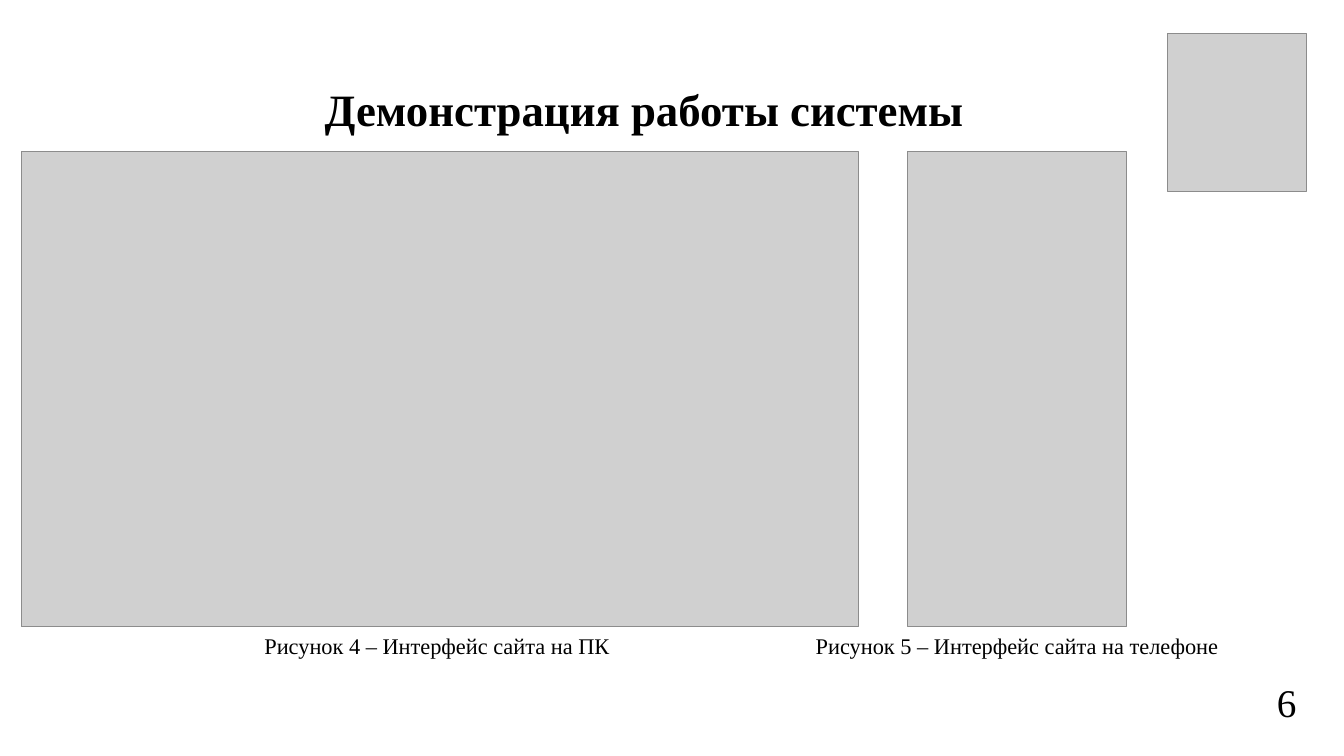
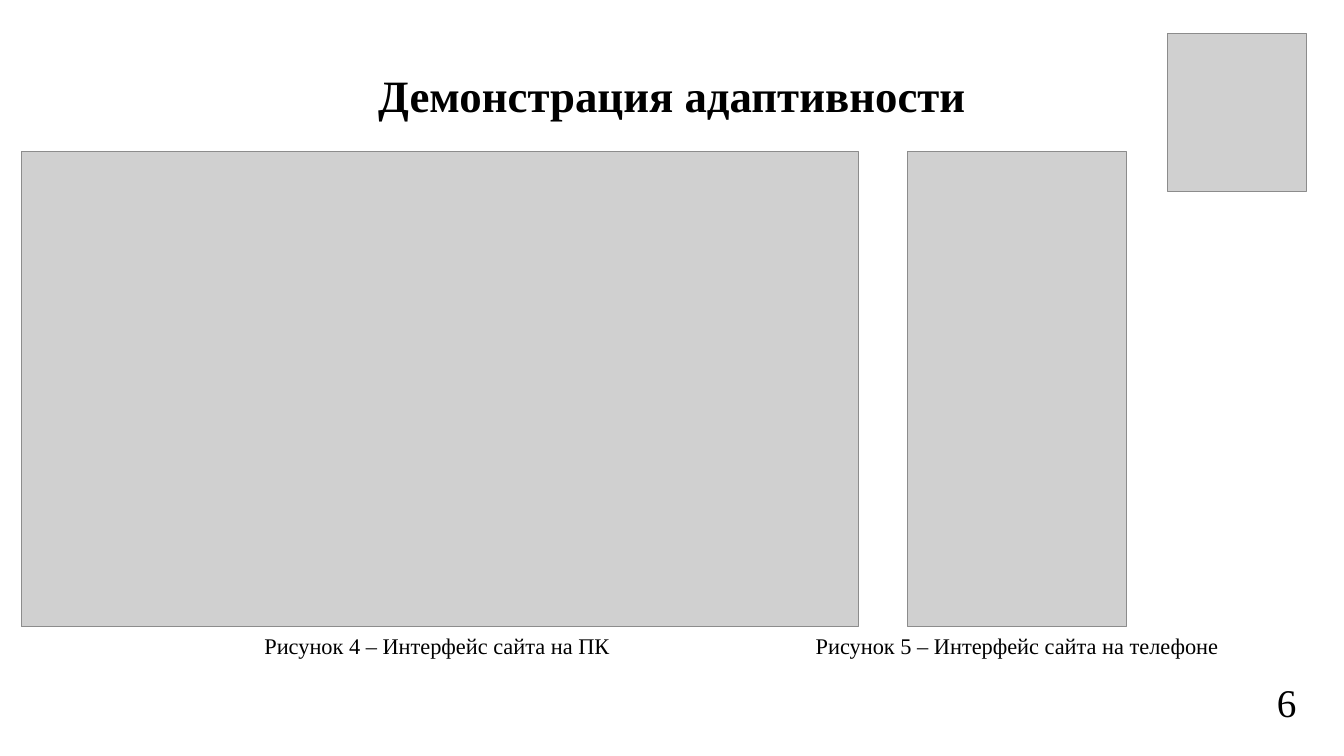
Before and after one commit to webanetStorm/PiRKCHIR_webanet, a slide deck: slide 6 of Курсовая работа/БАК/Яскевич_презентация.pptx. Drawn at 1344x756 pixels with LibreOffice and Linux fonts; fonts in the diff are those of the drawing; grey boxes stand for pictures. Boxes give left, top, right and bottom in pixels: in the first picture for what was removed or moved away, otherwise in the second. Text is boxed around its words. In the diff, an @@ line names an element or a change of style, - is before the commit and + after.

```diff
--- a/Курсовая работа/БАК/Яскевич_презентация.pptx
+++ b/Курсовая работа/БАК/Яскевич_презентация.pptx
@@ text at (x1=378, y1=82, x2=966, y2=122): text changed @@
-Демонстрация работы системы
+Демонстрация адаптивности
```
Also in this commit, not shown: 1 other slide changed.
